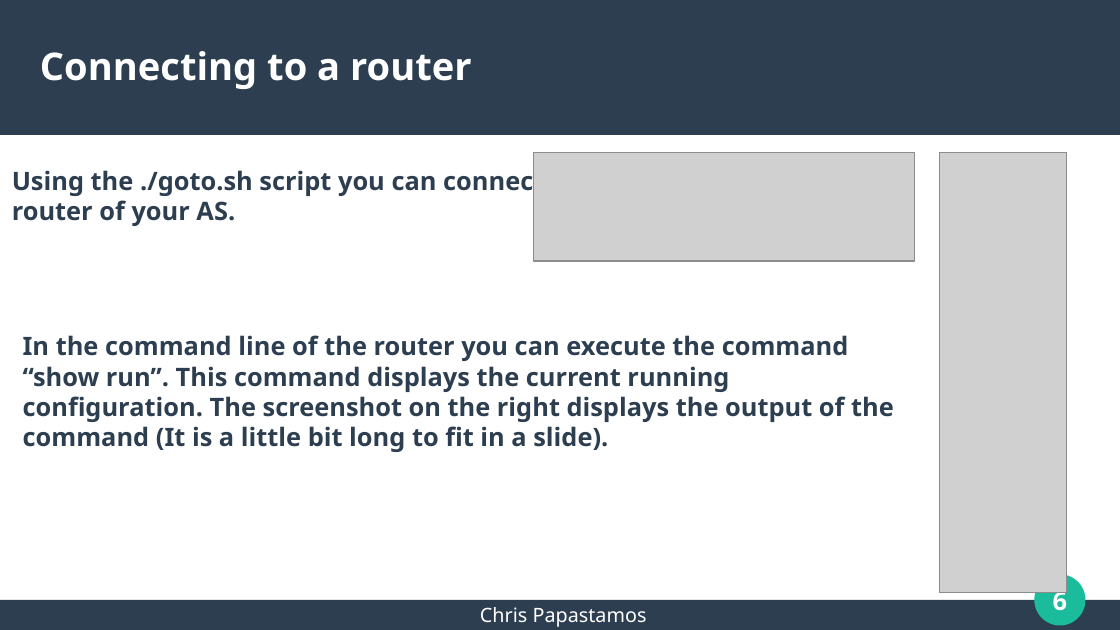
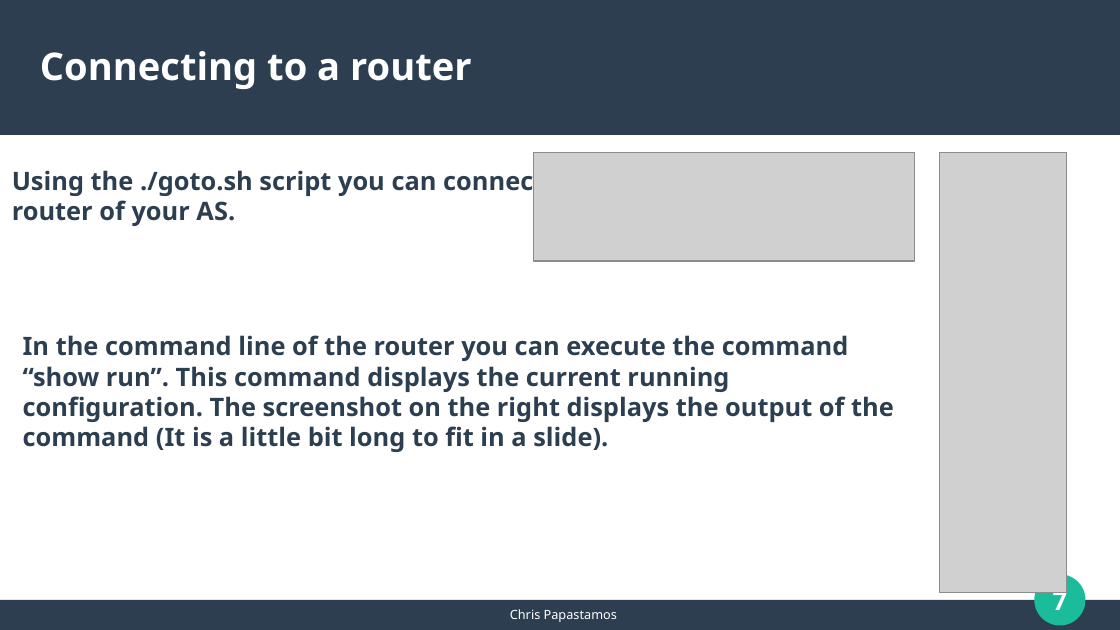
Before and after one commit to papastam/mini_internet_extention, a slide deck: slide 7 of HY436-Assignment4/session1/mini-internet_intro.odp (slide 6 before the commit). Drawn at 1120x630 pixels with LibreOffice and Linux fonts; fonts in the diff are those of the drawing; grey boxes stand for pictures. Boxes give left, top, right and bottom in pixels: in the first picture for what was removed or moved away, otherwise in the second. Text is boxed around its words. In the diff, an @@ line names an element or a change of style, - is before the commit and + after.

```diff
--- a/HY436-Assignment4/session1/mini-internet_intro.odp
+++ b/HY436-Assignment4/session1/mini-internet_intro.odp
@@ page number at [1053,586,1068,610]: text changed @@
-6
+7
@@ text "Chris Papastamos" at [510,609,617,622]: size 14 to 9 pt @@
```
Also in this commit, not shown: 5 other slides changed, 6 slides added, 2 slides removed, 1 other file.
